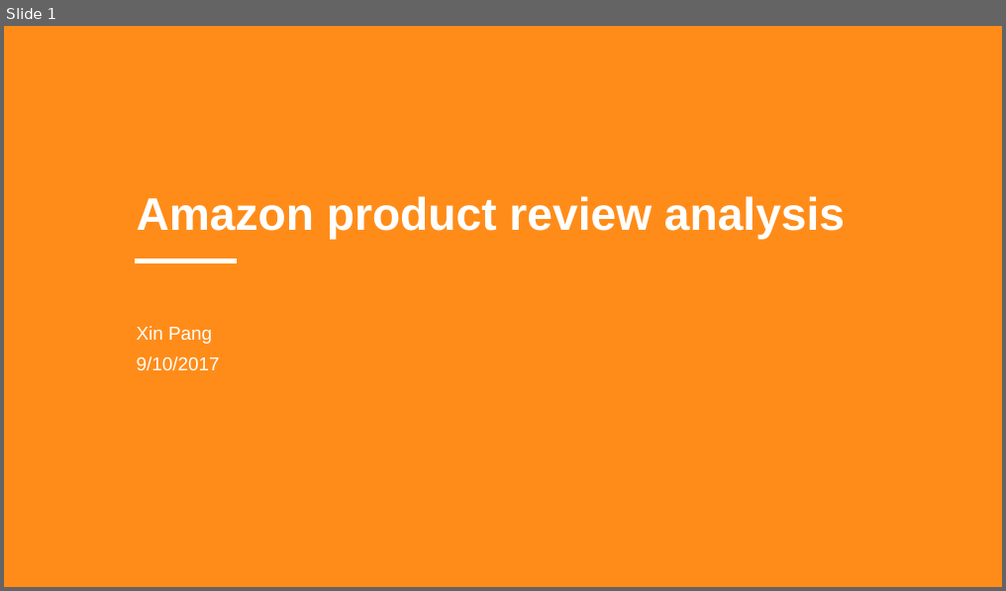
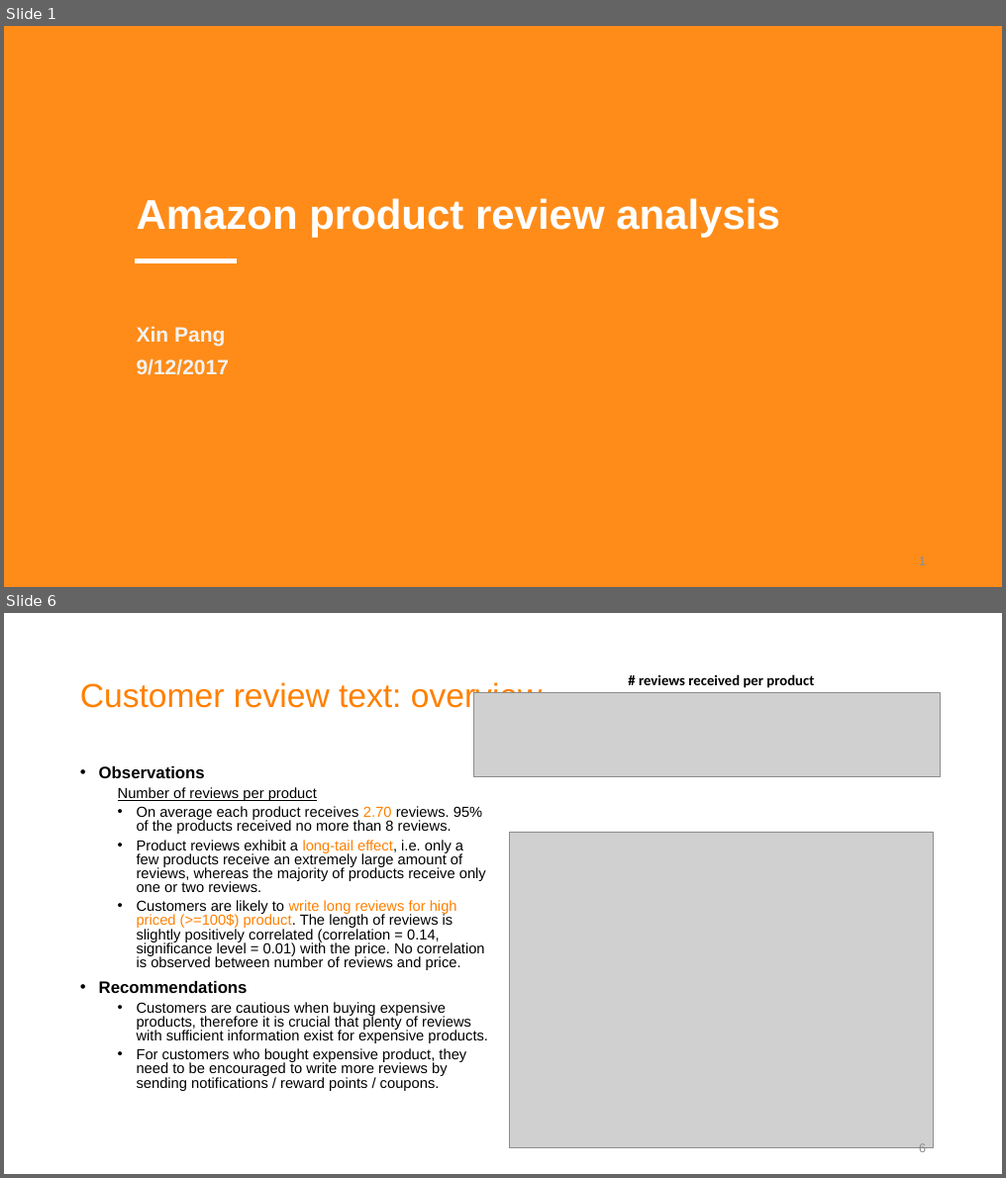
Before and after one commit to joyceXD/product-review, a slide deck: presentation/Product review analysis.pptx. Shown one above the other, each under a label of ours: slide 1 before the commit, slides 1 and 6 after it; the slides between them are not shown. The pictures are 1006x591 and 1006x1178 pixels, drawn with LibreOffice and Linux fonts; fonts in the diff are those of the drawing; grey boxes stand for pictures. Boxes give left, top, right and bottom in pixels: in the first picture for what was removed or moved away, otherwise in the second. Text is boxed around its words. In the diff, an @@ line names an element or a change of style, - is before the commit and + after.

```diff
--- a/presentation/Product review analysis.pptx
+++ b/presentation/Product review analysis.pptx
@@ slide 6 added at [4, 613, 1002, 1174], background #FFFFFF @@
@@ title added at [80, 682, 543, 714], 32 pt, text #FF8000 @@
+Customer review text: overview
@@ picture added at [473, 692, 940, 777] @@
@@ text added at [639, 674, 814, 688], 14 pt, text #000000, bold @@
+# reviews received per product
@@ text added at [99, 766, 488, 1091], 14 pt, text #000000 @@
+• Observations
+  Number of reviews per product
+  • On average each product receives 2.70 reviews. 95% of the products received no more than 8 reviews.
+  • Product reviews exhibit a long-tail effect, i.e. only a few products receive an extremely large amount of reviews, whereas the majority of products receive only one or two reviews.
+  • Customers are likely to write long reviews for high priced (>=100$) product. The length of reviews is slightly positively correlated (correlation = 0.14, significance level = 0.01) with the price. No correlation is observed between number of reviews and price.
+• Recommendations
+  • Customers are cautious when buying expensive products, therefore it is crucial that plenty of reviews with sufficient information exist for expensive products.
+  • For customers who bought expensive product, they need to be encouraged to write more reviews by sending notifications / reward points / coupons.
@@ picture added at [509, 832, 934, 1149] @@
@@ page number added at [919, 1144, 926, 1156], 12 pt, text #8C8C8C @@
+6
@@ slide 1 changed as well @@
@@ title "Amazon product review analysis" at [137, 198, 780, 237]: size 44 to 40 pt @@
@@ subtitle at [137, 326, 225, 347]: size 18 to 20 pt, text colour #FFFFFF to #F2F2F2, bold on in "Xin Pang" @@
@@ subtitle at [137, 359, 229, 375]: text changed; size 18 to 20 pt; text colour #FFFFFF to #F2F2F2; bold on @@
-9/10/2017
+9/12/2017
@@ page number added at [919, 557, 926, 566], 12 pt, text #8C8C8C @@
+1
```
Also in this commit, not shown: 4 other slides changed, 7 other slides added, 2 slides removed, 10 other files.
